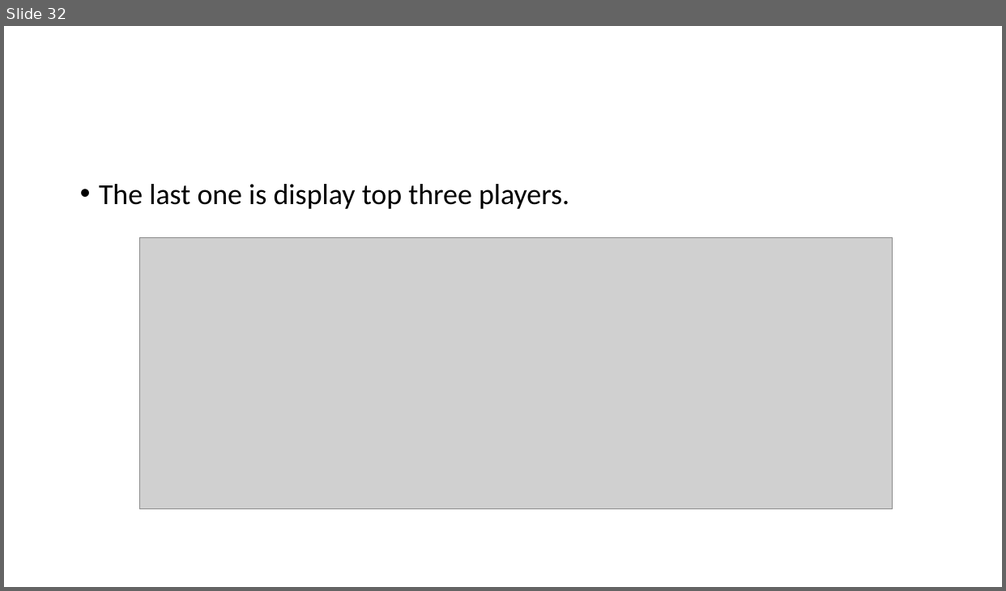
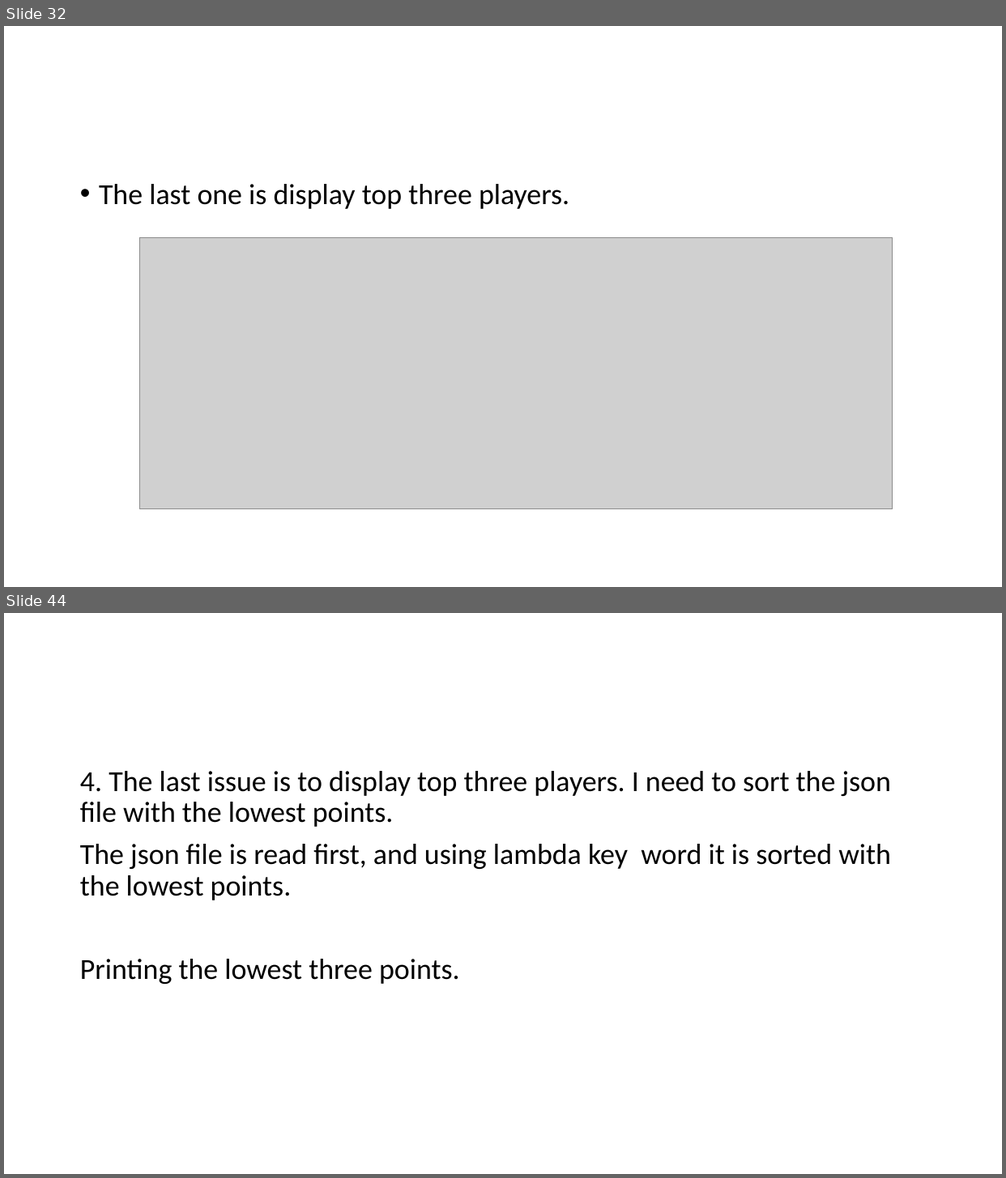
Before and after one commit to serteri/Guess_number, a slide deck: Slide/Terminal App_slide.pptx. Shown one above the other, each under a label of ours: slide 32 before the commit, slides 32 and 44 after it; the slides between them are not shown. The pictures are 1006x591 and 1006x1178 pixels, drawn with LibreOffice and Linux fonts; fonts in the diff are those of the drawing; grey boxes stand for pictures. Boxes give left, top, right and bottom in pixels: in the first picture for what was removed or moved away, otherwise in the second. Text is boxed around its words. In the diff, an @@ line names an element or a change of style, - is before the commit and + after.

```diff
--- a/Slide/Terminal App_slide.pptx
+++ b/Slide/Terminal App_slide.pptx
@@ slide 44 added at [4,613,1002,1174], background #FFFFFF @@
@@ text added at [80,771,891,984], 28 pt, text #000000 @@
+4. The last issue is to display top three players. I need to sort the json file with the lowest points.
+The json file is read first, and using lambda key word it is sorted with the lowest points.
+Printing the lowest three points.
```
Also in this commit, not shown: 12 other slides added, 16 other files.
